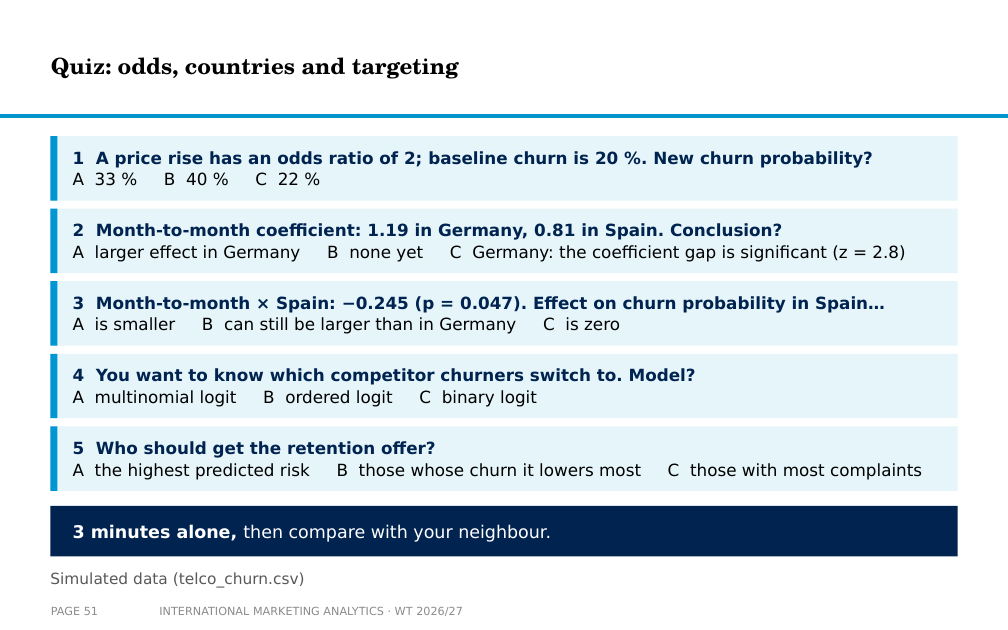
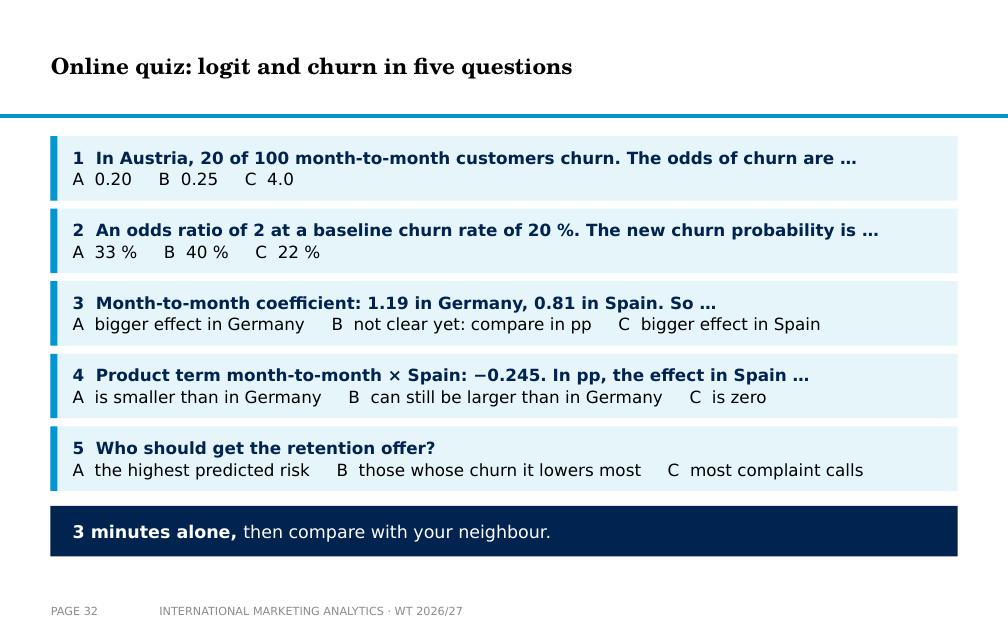
Before and after one commit to arnefloh-wu/international-marketing-analytics-teaching, a slide deck: slide 32 of slides/logistic-regression-in-international-marketing_WT26-27.pptx (slide 51 before the commit). Drawn at 1008x630 pixels with LibreOffice and Linux fonts; fonts in the diff are those of the drawing; background and template pictures are left out. Boxes give left, top, right and bottom in pixels: in the first picture for what was removed or moved away, otherwise in the second. Text is boxed around its words. In the diff, an @@ line names an element or a change of style, - is before the commit and + after.

```diff
--- a/slides/logistic-regression-in-international-marketing_WT26-27.pptx
+++ b/slides/logistic-regression-in-international-marketing_WT26-27.pptx
@@ title at (51,57,572,79): text changed @@
-Quiz: odds, countries and targeting
+Online quiz: logit and churn in five questions
@@ text at (73,151,834,186): text changed @@
-1 A price rise has an odds ratio of 2; baseline churn is 20 %. New churn probability?
-A 33 % B 40 % C 22 %
+1 In Austria, 20 of 100 month-to-month customers churn. The odds of churn are …
+A 0.20 B 0.25 C 4.0
@@ text at (73,223,856,259): text changed; text colour #000000 to #002350; bold on @@
-2 Month-to-month coefficient: 1.19 in Germany, 0.81 in Spain. Conclusion?
-A larger effect in Germany B none yet C Germany: the coefficient gap is significant (z = 2.8)
+2 An odds ratio of 2 at a baseline churn rate of 20 %. The new churn probability is …
+A 33 % B 40 % C 22 %
@@ text at (73,296,821,334): text changed; text colour #002350 to #000000; bold off @@
-3 Month-to-month × Spain: −0.245 (p = 0.047). Effect on churn probability in Spain…
-A is smaller B can still be larger than in Germany C is zero
+3 Month-to-month coefficient: 1.19 in Germany, 0.81 in Spain. So …
+A bigger effect in Germany B not clear yet: compare in pp C bigger effect in Spain
@@ text at (73,368,787,407): text changed @@
-4 You want to know which competitor churners switch to. Model?
-A multinomial logit B ordered logit C binary logit
+4 Product term month-to-month × Spain: −0.245. In pp, the effect in Spain …
+A is smaller than in Germany B can still be larger than in Germany C is zero
@@ text at (73,463,864,480): text changed @@
-A the highest predicted risk B those whose churn it lowers most C those with most complaints
+A the highest predicted risk B those whose churn it lowers most C most complaint calls
@@ text removed at (50,572,305,588) @@
-Simulated data (telco_churn.csv)
@@ page number at (51,607,98,615): text changed @@
-PAGE 51
+PAGE 32
```
Also in this commit, not shown: 25 other slides changed, 10 slides added, 29 slides removed, 3 other files.
